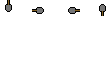
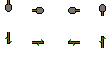
Before/after of a w=111, h=80 layered artwork. What changed in the layer stack:
painted on "Layer 1" over [5, 32, 106, 48]
